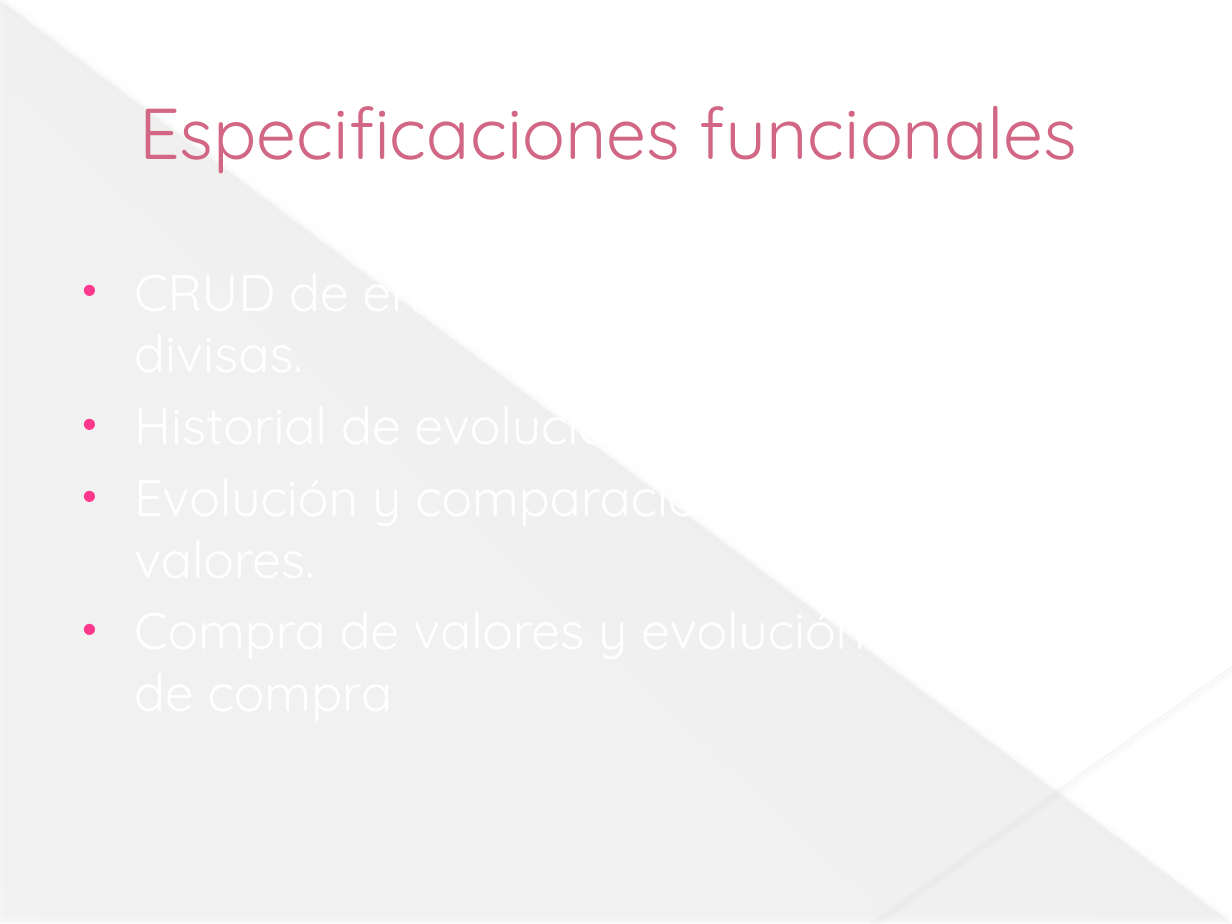
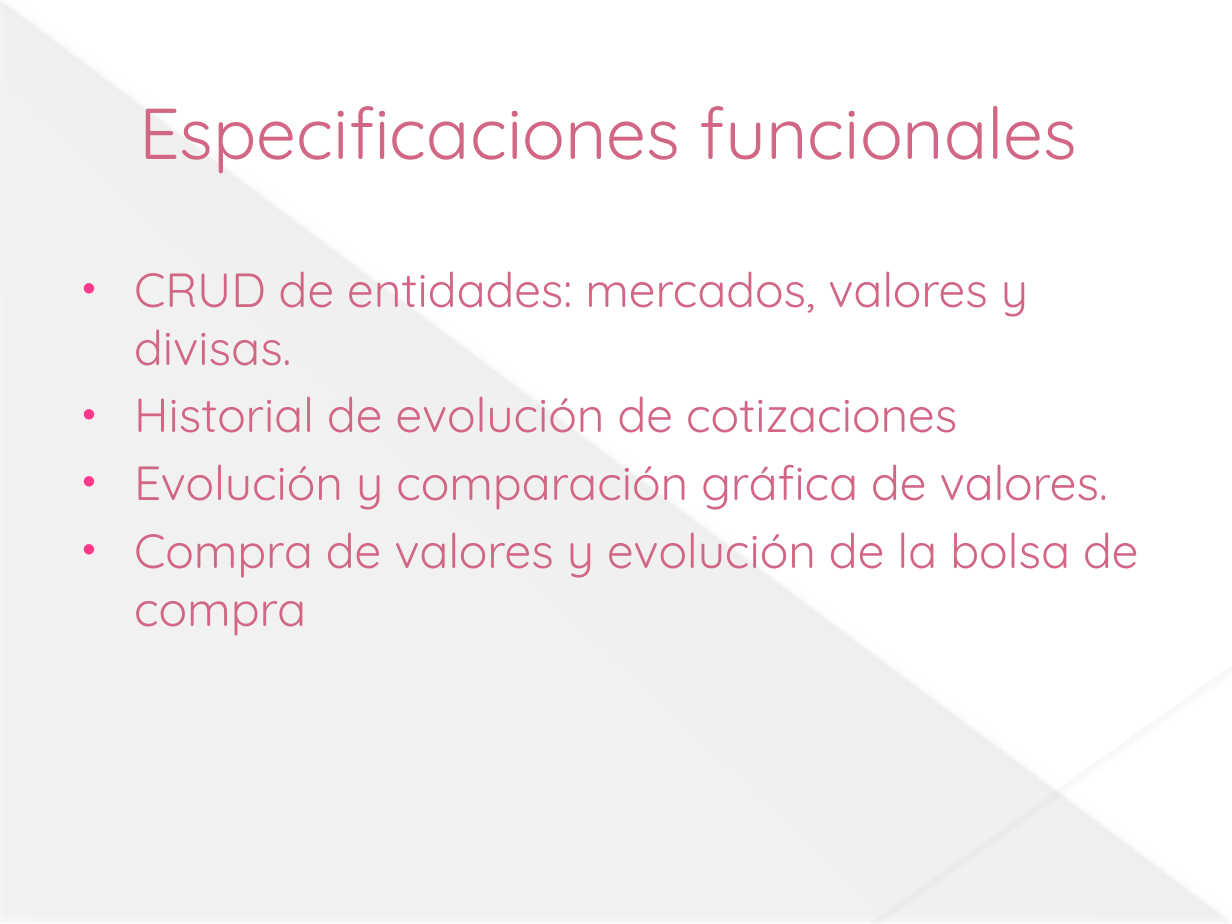
Before and after one commit to jesusdavidguti/ProyectoFinDeCurso, a slide deck: slide 2 of Presentación/Proyecto fin de curso.pptx. Drawn at 1232x924 pixels with LibreOffice and Linux fonts; fonts in the diff are those of the drawing. Boxes give left, top, right and bottom in pixels: in the first picture for what was removed or moved away, otherwise in the second. Text is boxed around its words. In the diff, an @@ line names an element or a change of style, - is before the commit and + after.

```diff
--- a/Presentación/Proyecto fin de curso.pptx
+++ b/Presentación/Proyecto fin de curso.pptx
@@ text added at [134, 271, 1138, 636], 28 pt, text #D26785 @@
+• CRUD de entidades: mercados, valores y divisas.
+• Historial de evolución de cotizaciones
+• Evolución y comparación gráfica de valores.
+• Compra de valores y evolución de la bolsa de compra
```
Also in this commit, not shown: 2 other slides changed, 2 slides added, 1 other file.
